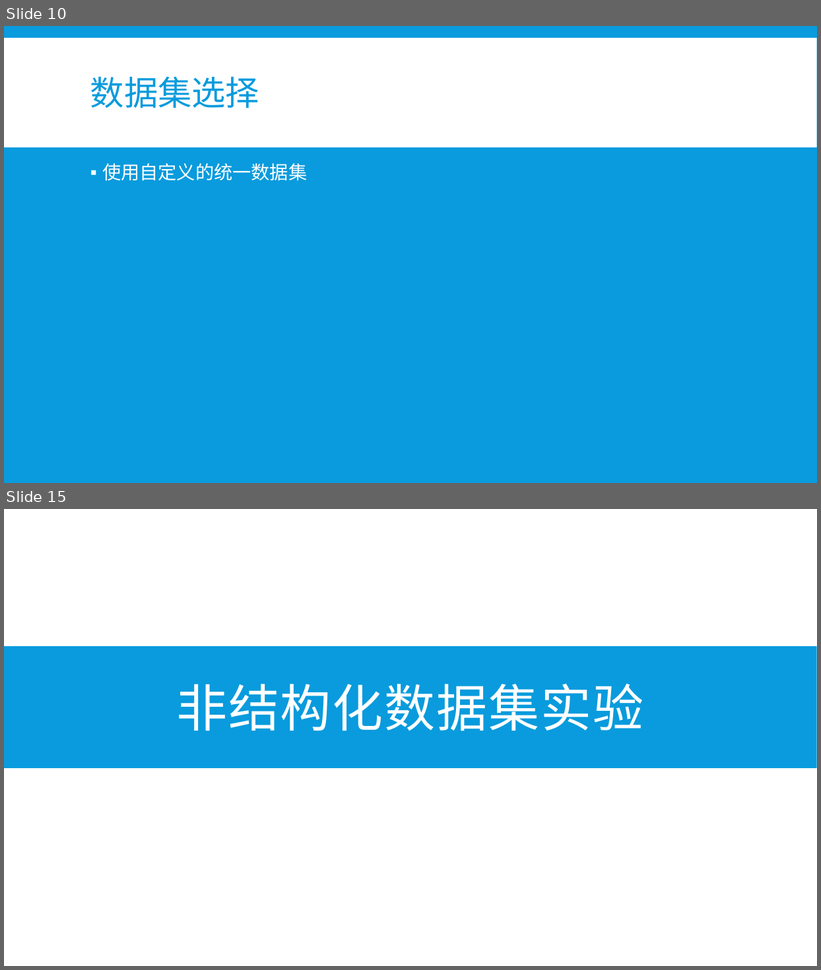
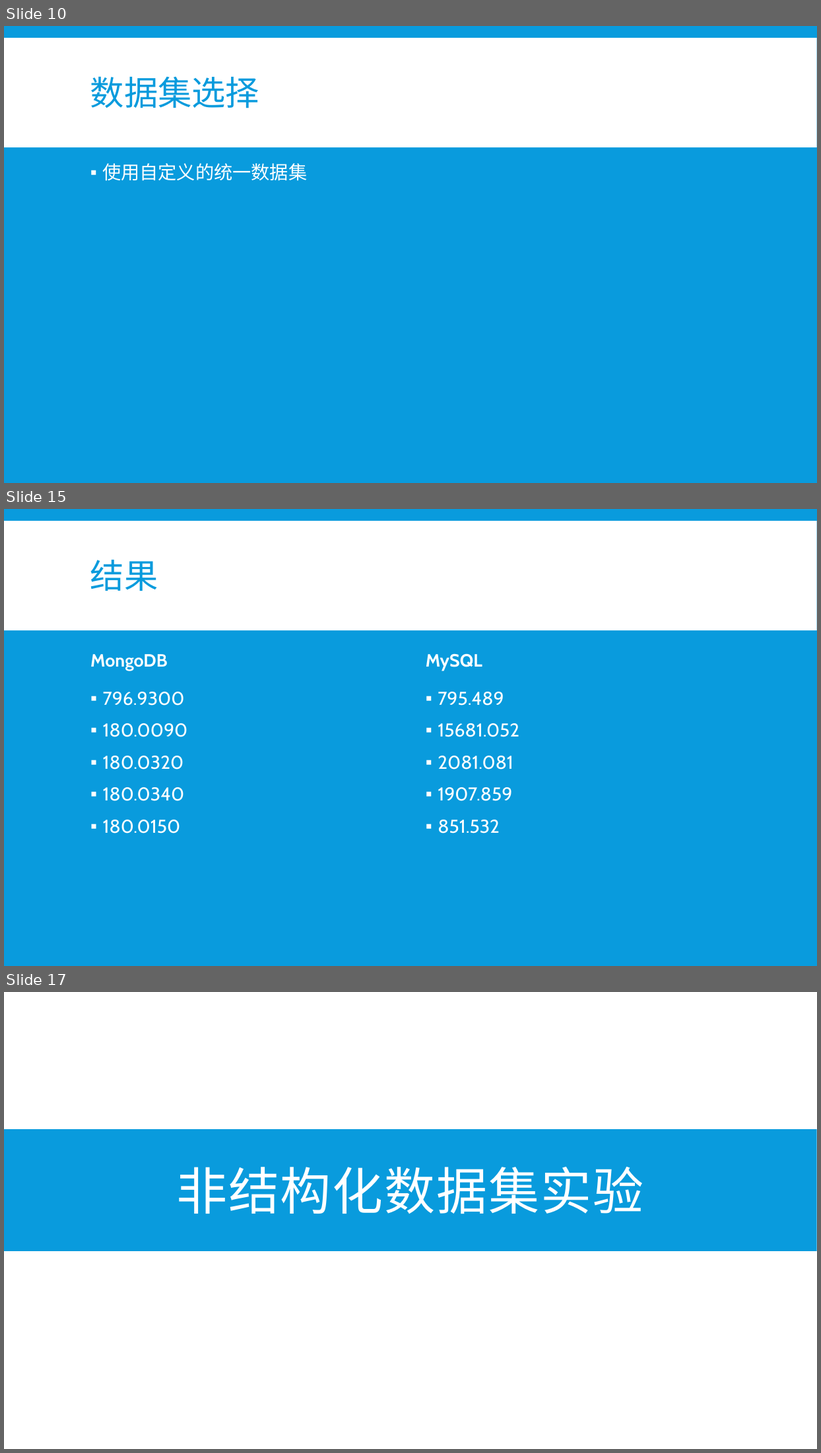
Before and after one commit to b4ubles/PCBNS, a slide deck: doc/NoSQL vs SQL.pptx. Shown one above the other, each under a label of ours: slides 10 and 15 before the commit, slides 10, 15 and 17 after it; the slides between them are not shown. The pictures are 821x970 and 821x1453 pixels, drawn with LibreOffice and Linux fonts; fonts in the diff are those of the drawing. Boxes give left, top, right and bottom in pixels: in the first picture for what was removed or moved away, otherwise in the second. Text is boxed around its words. In the diff, an @@ line names an element or a change of style, - is before the commit and + after.

```diff
--- a/doc/NoSQL vs SQL.pptx
+++ b/doc/NoSQL vs SQL.pptx
@@ slide 15 added at [4,509,817,966], background #099BDD; not listed: 1 template element that a slide beside it also shows @@
@@ title added at [90,559,158,591], 40 pt, text #099BDD @@
+结果
@@ text added at [90,654,167,671], 21 pt, text #FFFFFF, bold @@
+MongoDB
@@ text added at [426,654,482,671], 21 pt, text #FFFFFF, bold @@
+MySQL
@@ text added at [103,692,187,834], 22 pt, text #FFFFFF @@
+▪ 796.9300
+▪ 180.0090
+▪ 180.0320
+▪ 180.0340
+▪ 180.0150
@@ text added at [438,692,519,834], 22 pt, text #FFFFFF @@
+▪ 795.489
+▪ 15681.052
+▪ 2081.081
+▪ 1907.859
+▪ 851.532
@@ what was slide 15 is now slide 17 @@
```
Also in this commit, not shown: 7 slides changed, 2 other slides added, 1 slide removed, 2 other files.
